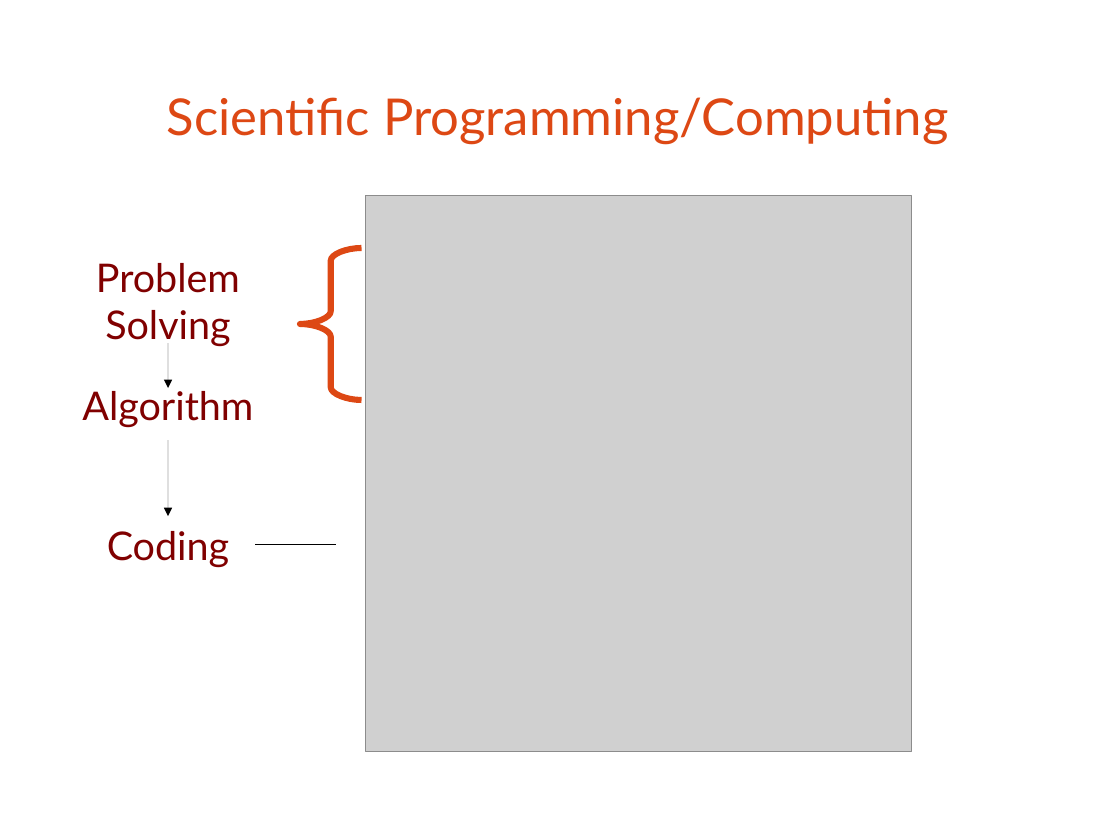
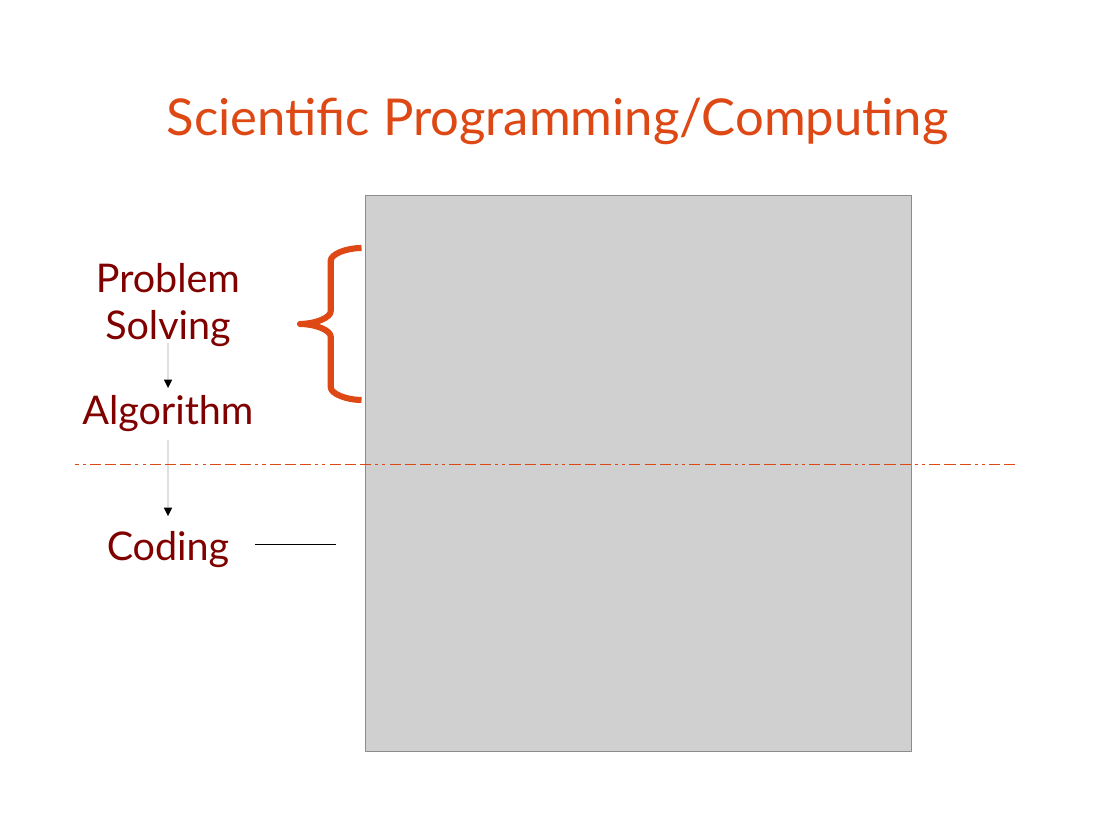
Before and after one commit to bagustris/prokom-tf, a slide deck: slide 3 of slide/matlab.odp. Drawn at 1120x840 pixels with LibreOffice and Linux fonts; fonts in the diff are those of the drawing; grey boxes stand for pictures. Boxes give left, top, right and bottom in pixels: in the first picture for what was removed or moved away, otherwise in the second. Text is boxed around its words. In the diff, an @@ line names an element or a change of style, - is before the commit and + after.

```diff
--- a/slide/matlab.odp
+++ b/slide/matlab.odp
@@ text "Algorithm" rewrapped from <box>82,386,253,428</box> to <box>82,395,253,432</box> @@
@@ line added from (76, 464) to (1020, 464), #DD4814 0 pt @@
```
Also in this commit, not shown: 6 other slides changed, 1 slide added, 27 other files.
